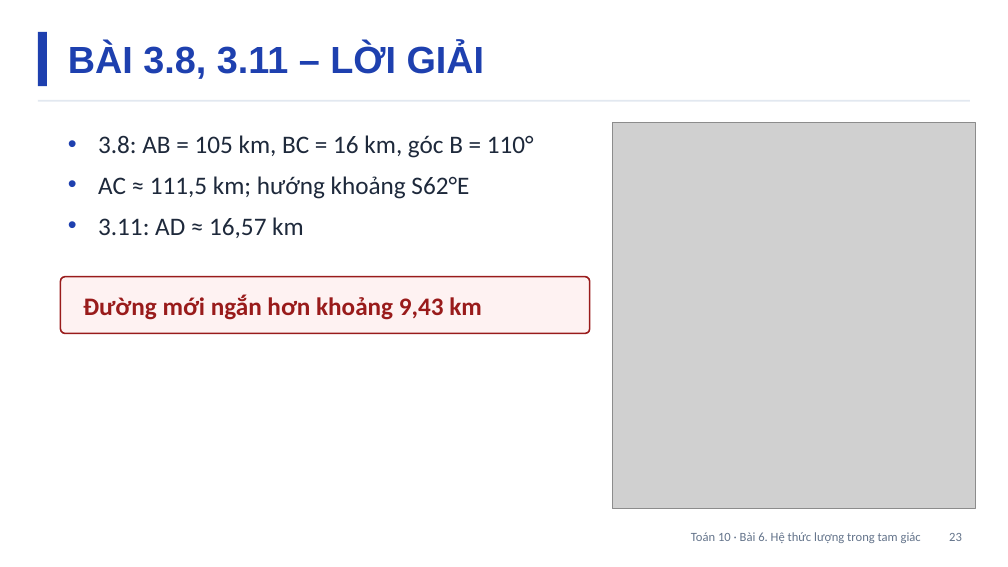
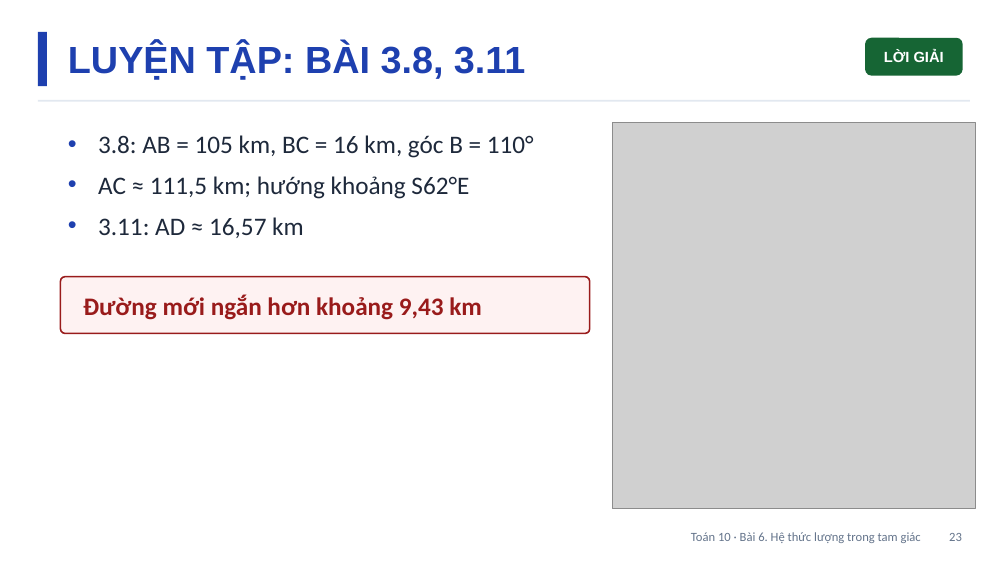
Before and after one commit to Trangtu66/Taode_thi_online, a slide deck: slide 23 of slide/Slide_TOAN10_Bai6_T18-21.pptx. Drawn at 1008x567 pixels with LibreOffice and Linux fonts; fonts in the diff are those of the drawing; grey boxes stand for pictures. Boxes give left, top, right and bottom in pixels: in the first picture for what was removed or moved away, otherwise in the second. Text is boxed around its words. In the diff, an @@ line names an element or a change of style, - is before the commit and + after.

```diff
--- a/slide/Slide_TOAN10_Bai6_T18-21.pptx
+++ b/slide/Slide_TOAN10_Bai6_T18-21.pptx
@@ text at (68, 44, 525, 80): text changed @@
-BÀI 3.8, 3.11 – LỜI GIẢI
+LUYỆN TẬP: BÀI 3.8, 3.11
@@ rounded rectangle added at (865, 38, 963, 76), fill #166534, 14 pt, text #FFFFFF, bold @@
+LỜI GIẢI
```
Also in this commit, not shown: 19 other slides changed, 17 other files.
